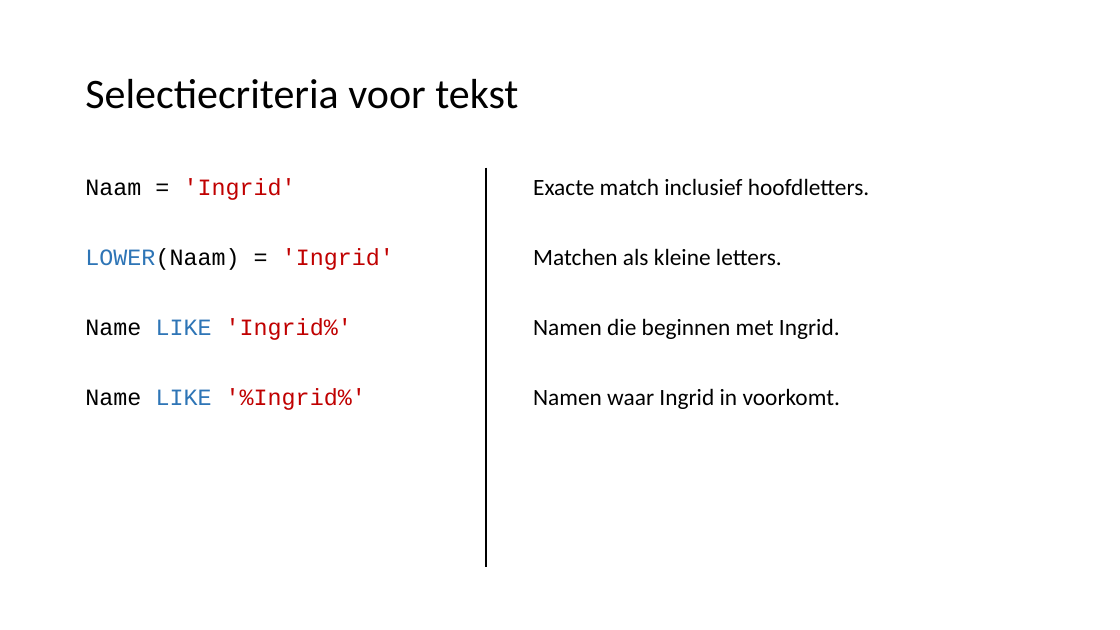
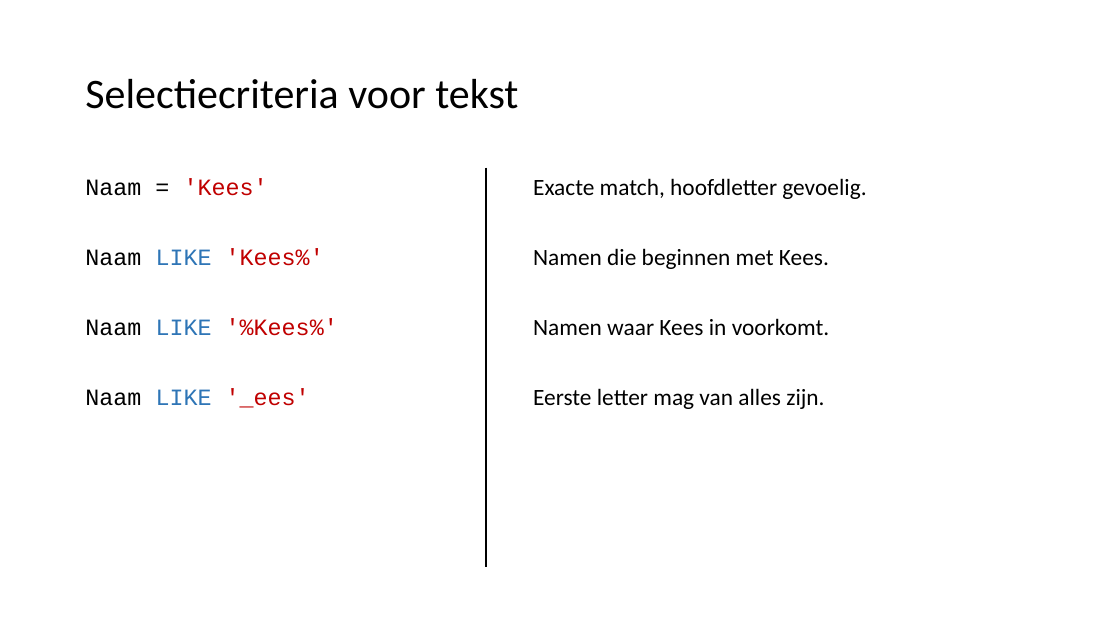
Before and after one commit to LFKoning/knowledge-sharing, a slide deck: slide 15 of sql_course/1_basics/1_basics.pptx (slide 14 before the commit). Drawn at 1120x630 pixels with LibreOffice and Linux fonts; fonts in the diff are those of the drawing. Boxes give left, top, right and bottom in pixels: in the first picture for what was removed or moved away, otherwise in the second. Text is boxed around its words. In the diff, an @@ line names an element or a change of style, - is before the commit and + after.

```diff
--- a/sql_course/1_basics/1_basics.pptx
+++ b/sql_course/1_basics/1_basics.pptx
@@ text at (85, 178, 338, 408): text changed @@
-Naam = 'Ingrid'
-LOWER(Naam) = 'Ingrid'
-Name LIKE 'Ingrid%'
-Name LIKE '%Ingrid%'
+Naam = 'Kees'
+Naam LIKE 'Kees%'
+Naam LIKE '%Kees%'
+Naam LIKE '_ees'
@@ text at (533, 178, 866, 409): text changed @@
-Exacte match inclusief hoofdletters.
-Matchen als kleine letters.
-Namen die beginnen met Ingrid.
-Namen waar Ingrid in voorkomt.
+Exacte match, hoofdletter gevoelig.
+Namen die beginnen met Kees.
+Namen waar Kees in voorkomt.
+Eerste letter mag van alles zijn.
```
Also in this commit, not shown: 8 other slides changed, 1 slide added, 8 other files.
